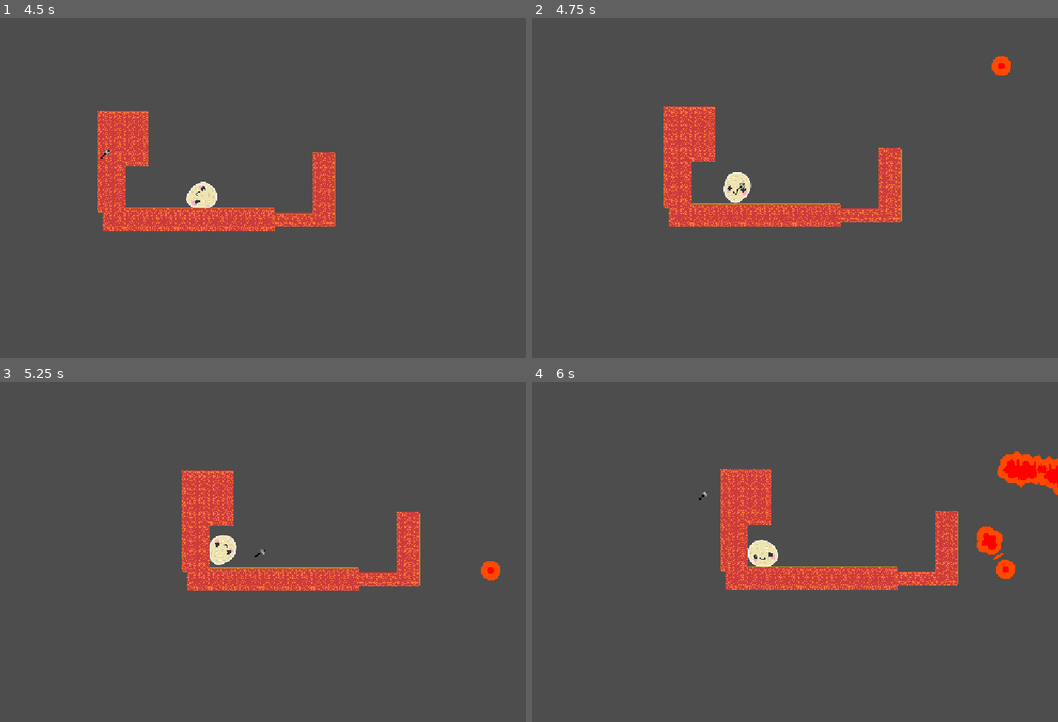
Above: before the commit, frames 1-4 (two rows, left to right).
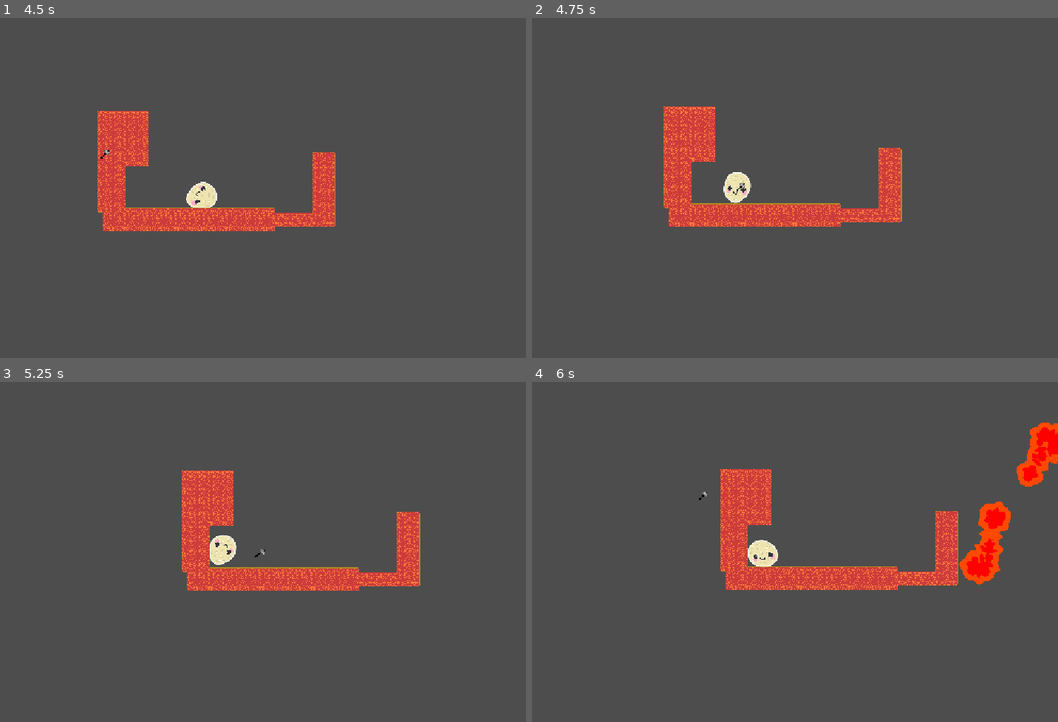
Above: after the commit, the same moments.

Repository: Yaheeha-Baheeha/rock-hard
Game: Godot game, scene res://test_level.tscn
The game is run twice, just before and just after one commit, with the same random seed, the same clock (stepped at 60 frames per second) and the same inputs. This scene is started directly instead of the project's main scene.
Inputs (mouse positions are in pixels of both pictures, inside the frame that each line leads up to):
- Up to frame 1 (4.5 s): tap Enter (ui_accept) at 0.5, 3.8 s; move the mouse to (362, 171) at 0.52 s; hold D (right) 0.53-1.25 s; hold Enter (ui_accept) 0.53-1.25 s; click (362, 171) at 0.67 s; tap Space (jump) at 0.77, 3.77 s; drag from (110, 205) to (263, 184) at 1.27 s; move the mouse to (289, 113) at 2.02 s; hold D (right) 2.03-2.75 s; hold Enter (ui_accept) 2.03-2.75 s; drag from (199, 259) to (52, 137) at 2.77 s; move the mouse to (410, 242) at 3.52 s; hold A (left) 3.53-4.25 s; hold Mouse wheel down (zoom out) 3.53-4.25 s; drag from (52, 137) to (210, 188) at 4.27 s
- Up to frame 2 (4.75 s): no input
- Up to frame 3 (5.25 s): move the mouse to (257, 552) at 5.02 s; hold A (left) from 5.03 s (still down); hold Enter (ui_accept) from 5.03 s (still down); click (257, 552) at 5.17 s
- Up to frame 4 (6 s): release A (left) at 5.75 s; release Enter (ui_accept) at 5.75 s; drag from (674, 467) to (763, 555) at 5.77 s

Frame 1 is identical in both runs. In frame 2, 0.2% of the frame differs, in the area x 87-92%, y 11-17%; in frame 3, 0.2%; in frame 4, 2.5%, in the area x 81-100%, y 11-60%.

Commit message:
Lava despawning + player bodies

Diff:
--- a/lava_drop.gd
+++ b/lava_drop.gd
@@ -1,12 +1,16 @@
 class_name LavaDroplet
 extends RigidBody2D
 
-# --- FLUID TYPES ---
+# --- FLUID TYPES & BEHAVIORS ---
 enum FluidType { HOT, MEDIUM, COLD }
 @export var type: FluidType = FluidType.HOT
 
+enum DespawnRule { NEVER, ON_GROUND, ON_FALL, ON_CORPSE_OR_GROUND }
+@export var despawn_rule: DespawnRule = DespawnRule.NEVER
+
 # The variable the player will read to take damage
 var damage_rate: float = 0.0
+var is_despawning: bool = false # Tracks if it's currently melting
 
 # --- SPH PHYSICS VARIABLES ---
 @export var target_density: float = 1.0
@@ -23,12 +27,14 @@
 @onready var radius_squared: float = smoothing_radius * smoothing_radius
 
 func _ready() -> void:
+	# Force the engine to report what this body is touching
+	contact_monitor = true
+	max_contacts_reported = 5
+
 	match type:
 		FluidType.HOT:
 			modulate = Color(1.0, 0.2, 0.0) # Bright Red
 			damage_rate = 240.0 # Kills very fast
-
-			# Physics: Acts like boiling water. Fast, low cohesion, flows everywhere.
 			repulsion_strength = 4000.0
 			viscosity = 0.05
 			cohesion_strength = 5.0
@@ -37,8 +43,6 @@
 		FluidType.MEDIUM:
 			modulate = Color(1.0, 0.6, 0.0) # Orange
 			damage_rate = 120.0 # Standard kill time
-
-			# Physics: Standard lava. Thicker, clumps together nicely.
 			repulsion_strength = 2000.0
 			viscosity = 0.2
 			cohesion_strength = 30.0
@@ -47,14 +51,16 @@
 		FluidType.COLD:
 			modulate = Color(0.4, 0.4, 0.4) # Dark Grey Crust
 			damage_rate = 60.0 # Kills slowly
-
-			# Physics: Pure sludge. Aggressively matches speeds and clumps tightly. Barely moves.
 			repulsion_strength = 1000.0
 			viscosity = 0.15
 			cohesion_strength = 50.0
 			max_speed = 150.0
 
 func _physics_process(delta: float) -> void:
+	# 1. Only check for despawn rules if we aren't already shrinking
+	if not is_despawning:
+		_handle_despawning()
+
 	# Optimization: Throttling stationary lava (resting pools don't need CPU)
 	if linear_velocity.length_squared() < 2.0 and Engine.get_physics_frames() % 5 != 0:
 		return
@@ -78,32 +84,69 @@
 
 			if dist_sq > 0.1:
 				var dir = (global_position - neighbor.global_position).normalized()
-				# Lower distance bias in repulsion makes it spread slower
 				push_vector += dir * overlap_factor
 
 				avg_velocity += neighbor.linear_velocity
 				center_of_mass += neighbor.global_position
 				valid_neighbor_count += 1.0
 
-	# 1. Apply Sludge Repulsion (Pressure)
+	# Apply Sludge Repulsion (Pressure)
 	if density > target_density:
 		var pressure = (density - target_density) * repulsion_strength
 		var acceleration = push_vector * pressure * delta
-		# Limit length to prevent explosion spikes
 		acceleration = acceleration.limit_length(300.0)
 		linear_velocity += acceleration
 
-	# 2. Apply Extreme Viscosity and Cohesion (The Sludge Effect)
+	# Apply Extreme Viscosity and Cohesion (The Sludge Effect)
 	if valid_neighbor_count > 0.0:
 		avg_velocity /= valid_neighbor_count
 		center_of_mass /= valid_neighbor_count
 
-		# Viscosity: Turn movement into syrup based on fluid type
 		linear_velocity = linear_velocity.lerp(avg_velocity, viscosity)
 
-		# Cohesion: Pull intensely toward stream center based on fluid type
 		var to_center = global_position.direction_to(center_of_mass)
 		var dist_to_center = global_position.distance_to(center_of_mass)
 		linear_velocity += to_center * (dist_to_center * cohesion_strength) * delta
 
 	linear_velocity = linear_velocity.limit_length(max_speed)
+
+# --- DESPAWN LOGIC ---
+func _handle_despawning() -> bool:
+	if despawn_rule == DespawnRule.NEVER:
+		return false
+
+	if despawn_rule == DespawnRule.ON_FALL and linear_velocity.y > 50.0:
+		_start_despawn_animation()
+		return true
+
+	var touching_ground = false
+	var touching_corpse = false
+
+	for body in get_colliding_bodies():
+		if body is TileMapLayer or body.is_in_group("ground"):
+			touching_ground = true
+
+		if body.is_in_group("corpse"):
+			touching_corpse = true
+
+	match despawn_rule:
+		DespawnRule.ON_GROUND:
+			if touching_ground:
+				_start_despawn_animation()
+				return true
+
+		DespawnRule.ON_CORPSE_OR_GROUND:
+			if touching_corpse or touching_ground:
+				_start_despawn_animation()
+				return true
+
+	return false
+
+func _start_despawn_animation() -> void:
+	is_despawning = true
+
+	# Smoothly shrink the VISUAL SPRITE ONLY!
+	# Leaving the RigidBody2D untouched lets the physics keep flowing perfectly.
+	var tween = create_tween()
+	tween.tween_property(sprite, "scale", Vector2.ZERO, 1.5).set_trans(Tween.TRANS_CUBIC)
+	tween.tween_callback(queue_free)
--- a/player.gd
+++ b/player.gd
@@ -29,7 +29,7 @@
 @export var max_health: float = 100.0
 @export var lava_damage_rate: float = 40.0 ## Health lost per second while touching lava
 @export var cooling_rate: float = 20.0 ## Health regained per second when safe
-@export var damage_color: Color = Color(1.0, 0.0, 0.0, 1.0) ## Pure red
+@export var damage_color: Color = Color(0.0, 1.0, 0.0, 1.0) ## Pure red
 
 @onready var soft_body = $SoftBodySphere
 @onready var center_tracker = $CenterTracker
@@ -124,48 +124,77 @@
 	# Note: Replace Vector2.ZERO with your actual spawn point variable
 	respawn(Vector2.ZERO)
 
-# --- NEW: CORPSE SPAWNING LOGIC ---
+# --- POLYGON SMOOTHING (CHAIKIN'S ALGORITHM) ---
+func _smooth_polygon(poly: PackedVector2Array, iterations: int = 1) -> PackedVector2Array:
+	var current_poly = poly
+
+	for i in range(iterations):
+		var smoothed = PackedVector2Array()
+		var count = current_poly.size()
+
+		for j in range(count):
+			var p1 = current_poly[j]
+			var p2 = current_poly[(j + 1) % count]
+
+			var q = p1.lerp(p2, 0.25)
+			var r = p1.lerp(p2, 0.75)
+
+			smoothed.append(q)
+			smoothed.append(r)
+
+		current_poly = smoothed
+
+	return current_poly
+
+# --- SPAWN CORPSE ---
 func _spawn_corpse() -> void:
 	if not soft_body or soft_body.points.size() < 3:
 		return
 
 	# 1. Get the exact shape of the blob right as it dies
-	var global_poly = soft_body.get_current_polygon_global()
-
-	# 2. Find the mathematical center (Centroid) so the RigidBody's physics aren't offset
+	var raw_global_poly = soft_body.get_current_polygon_global()
+
+	# 2. Smooth out the jagged physics spikes
+	# (Change '2' to '1' if it looks too round, or '3' if it's still spiky)
+	var global_poly = _smooth_polygon(raw_global_poly, 2)
+
+	# 3. Find the mathematical center (Centroid) so it rotates properly
 	var centroid = Vector2.ZERO
 	for pt in global_poly:
 		centroid += pt
 	centroid /= global_poly.size()
 
-	# 3. Convert the global points to local points around that centroid
+	# 4. Convert the global points to local points around that centroid
 	var local_poly = PackedVector2Array()
 	for pt in global_poly:
 		local_poly.append(pt - centroid)
 
-	# 4. Create the RigidBody2D container
+	# 5. Create the RigidBody2D container
 	var corpse = RigidBody2D.new()
+	corpse.add_to_group("corpse")
+
+	# Detach the corpse completely from the player's movement
+	corpse.top_level = true
+
 	corpse.global_position = centroid
-	corpse.mass = 5.0 # Make it a bit heavy so it sinks nicely
-
-	# 5. Create the physical collision shape
+	corpse.mass = 5.0 # Give it some weight to settle on the ground
+
+	# 6. Create the physical collision shape
 	var coll_shape = CollisionPolygon2D.new()
 	coll_shape.polygon = local_poly
 	corpse.add_child(coll_shape)
 
-	# 6. Create the visual representation
+	# 7. Create the visual representation
 	var visual = Polygon2D.new()
 	visual.polygon = local_poly
-	visual.texture = texture
-	visual.color = damage_color # Tint it red so the player knows it's dead
+	visual.color = damage_color # Tint it red (or whatever your color variable is)
 	corpse.add_child(visual)
 
-	# 7. Add it to the world
-	# We MUST use call_deferred because we are trying to add a physical body
-	# to the game while inside the _physics_process loop, which Godot hates.
-	get_parent().call_deferred("add_child", corpse)
+	# 8. Safely drop it into the absolute root of the level, ignoring the player tree
+	get_tree().current_scene.call_deferred("add_child", corpse)
 
 func respawn(target_position: Vector2) -> void:
 	global_position = target_position
+
 	if soft_body:
 		soft_body.respawn(Vector2.ZERO)
--- a/spawner.gd
+++ b/spawner.gd
@@ -4,6 +4,7 @@
 
 @export_category("Spawner Settings")
 @export var fluid_type: LavaDroplet.FluidType = LavaDroplet.FluidType.HOT ## Choose the fluid type!
+@export var despawn_rule: LavaDroplet.DespawnRule = LavaDroplet.DespawnRule.NEVER ## Choose how it despawns!
 @export var spawn_rate: float = 0.05 ## Time in seconds between spawns
 
 @export_category("Direction & Speed")
@@ -34,32 +35,34 @@
 	# Instantiate and cast to our custom class
 	var drop = water_drop_scene.instantiate() as LavaDroplet
 
-	# 1. Set the fluid type chosen in the Inspector
 	if drop != null:
+		# 1. Pass the exact settings chosen in the Inspector to the droplet
 		drop.type = fluid_type
-	# Route the droplet to the correct CanvasGroup based on its type!
-	match drop.type:
-		LavaDroplet.FluidType.HOT:
-			hot_fluid_group.add_child(drop)
-		LavaDroplet.FluidType.MEDIUM:
-			medium_fluid_group.add_child(drop)
-		LavaDroplet.FluidType.COLD:
-			cold_fluid_group.add_child(drop)
+		drop.despawn_rule = despawn_rule
 
-	# 2. Calculate random position inside the Area2D's RectangleShape2D
-	var random_pos = global_position
-	if spawn_shape and spawn_shape.shape is RectangleShape2D:
-		var extents = spawn_shape.shape.size / 2.0
-		var rand_x = randf_range(-extents.x, extents.x)
-		var rand_y = randf_range(-extents.y, extents.y)
-		random_pos += Vector2(rand_x, rand_y)
+		# Route the droplet to the correct CanvasGroup based on its type!
+		match drop.type:
+			LavaDroplet.FluidType.HOT:
+				hot_fluid_group.add_child(drop)
+			LavaDroplet.FluidType.MEDIUM:
+				medium_fluid_group.add_child(drop)
+			LavaDroplet.FluidType.COLD:
+				cold_fluid_group.add_child(drop)
 
-	drop.global_position = random_pos
+		# 2. Calculate random position inside the Area2D's RectangleShape2D
+		var random_pos = global_position
+		if spawn_shape and spawn_shape.shape is RectangleShape2D:
+			var extents = spawn_shape.shape.size / 2.0
+			var rand_x = randf_range(-extents.x, extents.x)
+			var rand_y = randf_range(-extents.y, extents.y)
+			random_pos += Vector2(rand_x, rand_y)
 
-	# 3. Calculate Velocity from Angle and Speed
-	var final_angle = spawn_angle + randf_range(-angle_variance, angle_variance)
-	var final_speed = spawn_speed + randf_range(-speed_variance, speed_variance)
+		drop.global_position = random_pos
 
-	# Convert the angle to radians, rotate a baseline "RIGHT" vector, and multiply by speed
-	var velocity_dir = Vector2.RIGHT.rotated(deg_to_rad(final_angle))
-	drop.linear_velocity = velocity_dir * final_speed
+		# 3. Calculate Velocity from Angle and Speed
+		var final_angle = spawn_angle + randf_range(-angle_variance, angle_variance)
+		var final_speed = spawn_speed + randf_range(-speed_variance, speed_variance)
+
+		# Convert the angle to radians, rotate a baseline "RIGHT" vector, and multiply by speed
+		var velocity_dir = Vector2.RIGHT.rotated(deg_to_rad(final_angle))
+		drop.linear_velocity = velocity_dir * final_speed
--- a/test_level.tscn
+++ b/test_level.tscn
@@ -260,7 +260,7 @@
 script = ExtResource("6_y646j")
 spawn_rate = 0.01
 spawn_angle = 270.0
-angle_variance = 0.0
+angle_variance = 1.0
 spawn_speed = 2000.0
 
 [node name="CollisionShape2D" type="CollisionShape2D" parent="Spawner" unique_id=1853591851]
